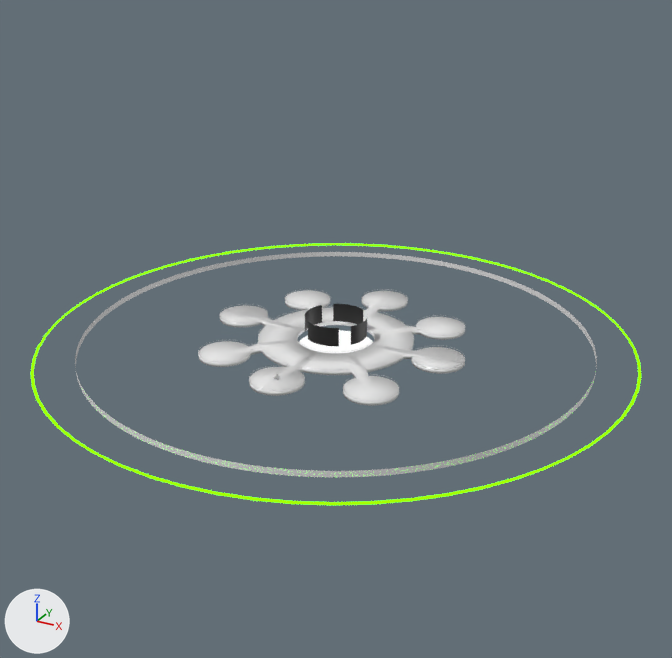
The Blender file packages/frontend/assets/world/lobby/default.blend, before and after one commit.
Before and after are seen from a 50 mm lens placed at (211.0, -384.0, 197.0), pointed at (-1.0, 1.0, 4.0). The axes (+X, +Y, +Z) are drawn at lower left. The lights are the same throughout. The picture after the commit comes second.

Script lines for the objects in view, before the commit:
```python
ob_floor = bpy.data.objects.new('Floor', me_circle_003)
ob_floor.location = (0.0, 0.0, 0.0)
ob_message_ring = bpy.data.objects.new('__MESSAGE_RING__', me_cylinder_001)
ob_message_ring.location = (0.0, 0.0, 0.0)
ob_world_ring_m = bpy.data.objects.new('__WORLD_RING_M__', cu_béziercircle_001)
ob_world_ring_m.location = (0.0, 0.0, 0.0)
```
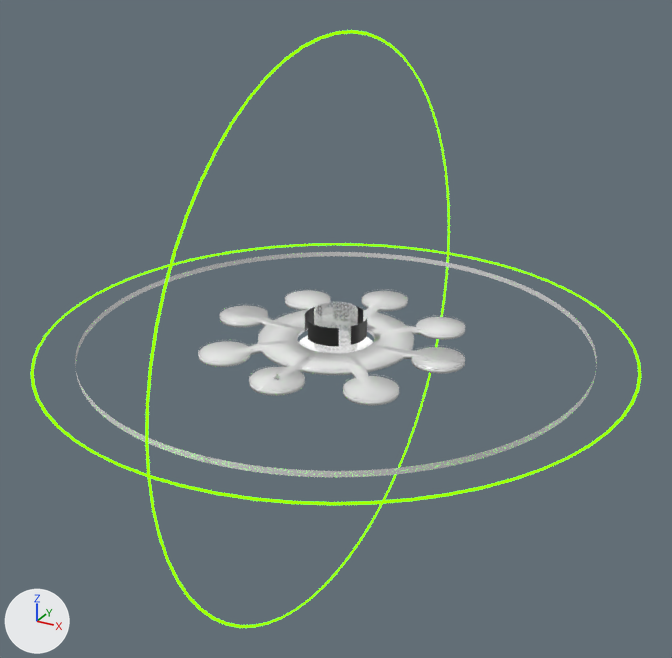
Scene script edits in JSON lines:
```json
{"op": "add", "block": "me_cylinder_005", "code": ["me_cylinder_005 = bpy.data.meshes.new('Cylinder.005')", "me_cylinder_005.from_pydata(...)  # 928 vertices, 1794 faces; spans x -11.0..11.0, y -11.0..11.0, z -15.0..15.0", "me_cylinder_005.polygons.foreach_set('use_smooth', [True] * 1794)"]}
{"op": "set", "path": "cu_béziercircle_001.dimensions", "old": "'2D'", "new": "'3D'"}
{"block": "cu_béziercircle_001", "where": "_sp = cu_béziercircle_001.splines.new('BEZIER'); _sp.bezier_points.add(3)"}
{"op": "remove", "block": "cu_béziercircle_001", "code": "_sp.bezier_points.foreach_set('co', [-150.0, 0.0, 0.0, 0.0, 150.0, 0.0, 150.0, 0.0, 0.0, 0.0, -150.0, 0.0])"}
{"op": "remove", "block": "cu_béziercircle_001", "code": "_sp.bezier_points.foreach_set('handle_left', [-150.0, -82.82, 0.0, -82.82, 150.0, 0.0, 150.0, 82.82, 0.0, 82.82, -150.0, 0.0])"}
{"op": "remove", "block": "cu_béziercircle_001", "code": "_sp.bezier_points.foreach_set('handle_right', [-150.0, 82.82, 0.0, 82.82, 150.0, 0.0, 150.0, -82.82, 0.0, -82.82, -150.0, 0.0])"}
{"op": "add", "block": "cu_béziercircle_001", "code": "_sp.bezier_points.foreach_set('co', [0.0, 0.0, 150.0, 0.0, 150.0, 0.0, 0.0, 0.0, -150.0, 0.0, -150.0, 0.0])"}
{"op": "add", "block": "cu_béziercircle_001", "code": "_sp.bezier_points.foreach_set('handle_left', [0.0, -82.82, 150.0, 0.0, 150.0, 82.82, 0.0, 82.82, -150.0, 0.0, -150.0, -82.82])"}
{"op": "add", "block": "cu_béziercircle_001", "code": "_sp.bezier_points.foreach_set('handle_right', [0.0, 82.82, 150.0, 0.0, 150.0, -82.82, 0.0, -82.82, -150.0, 0.0, -150.0, 82.82])"}
{"op": "add", "block": "cu_béziercircle_001", "code": "cu_béziercircle_001.fill_mode = 'FULL'"}
{"op": "add", "block": "ob_cylinder_001", "code": ["ob_cylinder_001 = bpy.data.objects.new('Cylinder.001', me_cylinder_005)", "ob_cylinder_001.location = (0.0, 0.0, 0.0)", "_m = ob_cylinder_001.modifiers.new('Wireframe', 'WIREFRAME')", "_m.thickness = 0.3"]}
```

Boxes [x1, y1, x2, y2] around the edits, measured in the pictures (672 x 658 px):
```json
{"object": "__WORLD_RING_M__", "change": "reshaped", "before": [31, 243, 641, 505], "after": [145, 30, 450, 628], "on screen": "50% narrower, 128% taller"}
{"object": "Cylinder.001", "change": "added", "after": [314, 302, 358, 353]}
{"object": "__WORLD_RING_H__", "change": "unchanged, uncovered by the edit", "after": [31, 243, 641, 505]}
```
